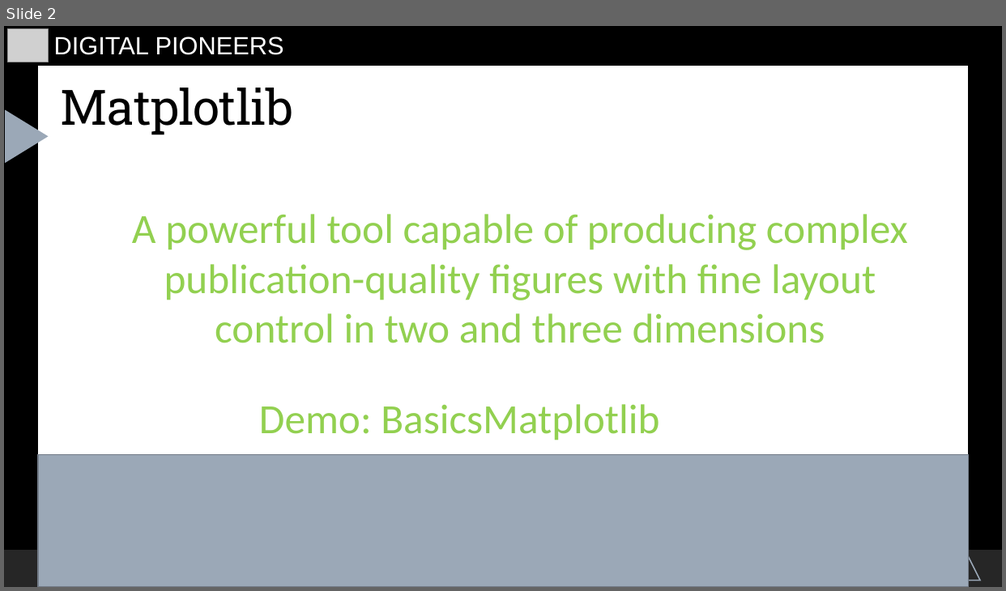
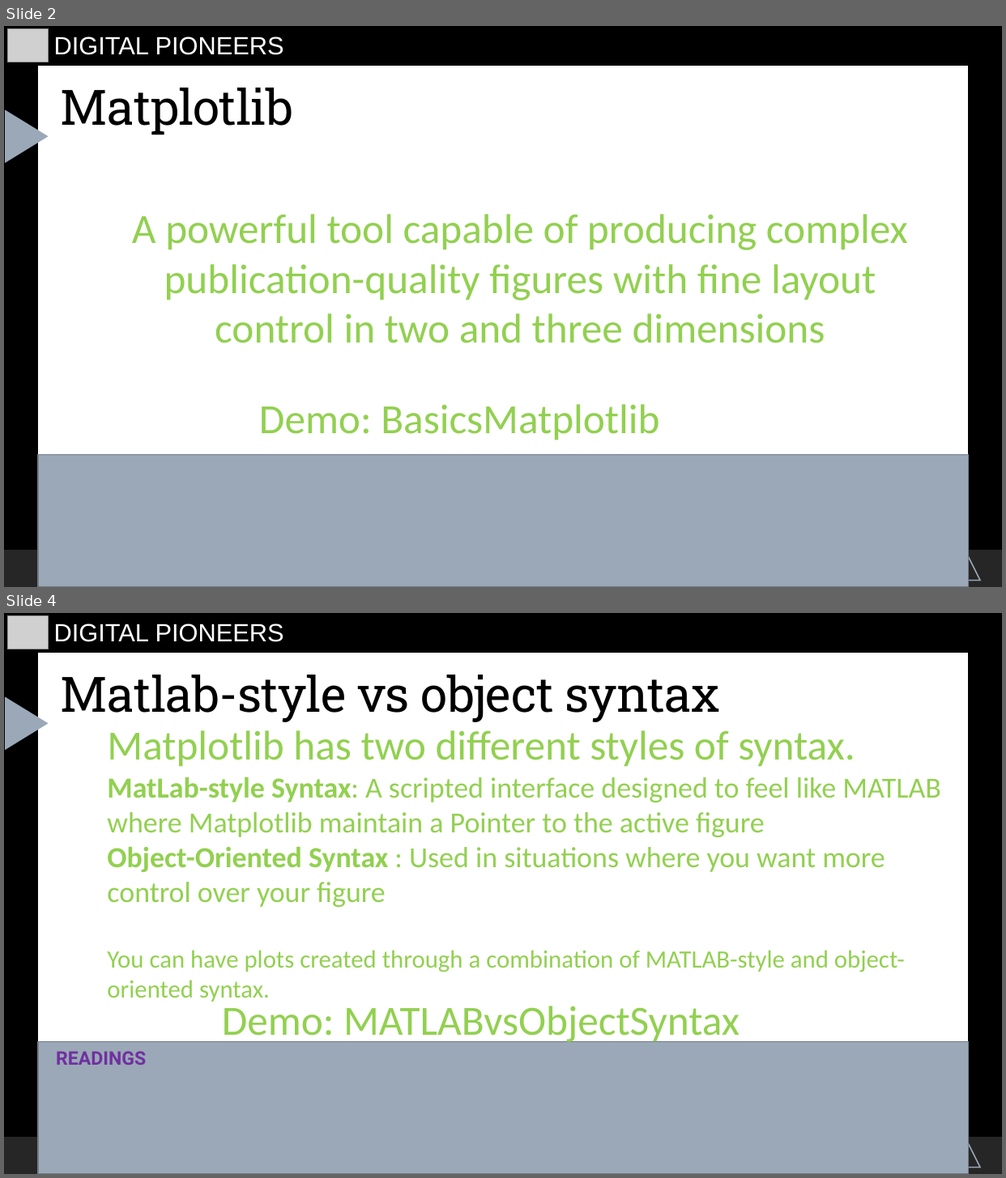
Before and after one commit to starswish2100/pythoninfinance, a slide deck: Introduction/hewei-material/6.Reporting_Virtualization/ReportingVirtualization.odp. Shown one above the other, each under a label of ours: slide 2 before the commit, slides 2 and 4 after it; the slides between them are not shown. The pictures are 1006x591 and 1006x1178 pixels, drawn with LibreOffice and Linux fonts; fonts in the diff are those of the drawing; grey boxes stand for pictures. Boxes give left, top, right and bottom in pixels: in the first picture for what was removed or moved away, otherwise in the second. Text is boxed around its words. In the diff, an @@ line names an element or a change of style, - is before the commit and + after.

```diff
--- a/Introduction/hewei-material/6.Reporting_Virtualization/ReportingVirtualization.odp
+++ b/Introduction/hewei-material/6.Reporting_Virtualization/ReportingVirtualization.odp
@@ slide 4 added at [4,613,1002,1174], background #000000; not listed: 5 template elements that a slide beside it also shows @@
@@ picture added at [8,616,49,649] @@
@@ text added at [54,624,284,642], 24 pt, text #FFFFFF @@
+DIGITAL PIONEERS
@@ title added at [61,675,719,722], 47 pt, text #000000 @@
+Matlab-style vs object syntax
@@ text added at [107,730,940,1002], 28 pt, text #92D050 @@
+Matplotlib has two different styles of syntax.
+MatLab-style Syntax: A scripted interface designed to feel like MATLAB where Matplotlib maintain a Pointer to the active figure
+Object-Oriented Syntax : Used in situations where you want more control over your figure
+You can have plots created through a combination of MATLAB-style and object-oriented syntax.
@@ text added at [222,1006,739,1046], 40 pt, text #92D050 @@
+Demo: MATLABvsObjectSyntax
@@ freeform shape added at [38,1042,968,1174], fill #9BA8B7, outline #717A86 1.25 pt @@
@@ text added at [56,1051,146,1065], 18 pt, text #7030A0, bold @@
+READINGS
```
Also in this commit, not shown: 1 slide changed, 8 other slides added, 14 other files.
